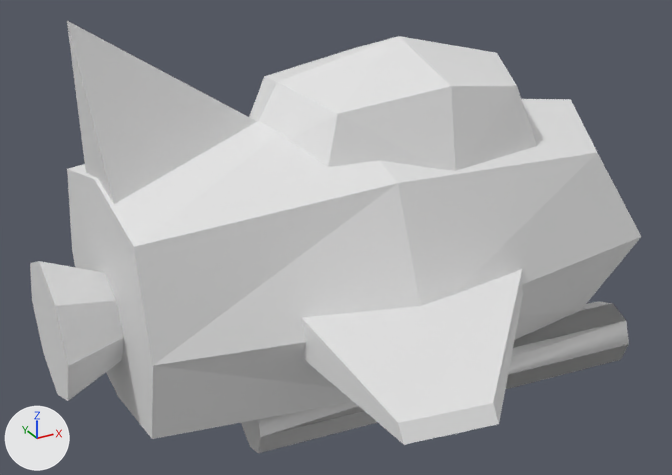
Two versions of the FBX model Assets/Graphics/Models/Objects/GS 01.fbx, one commit apart.
One viewpoint serves both versions: a 50 mm camera at (-2.07, -3.66, 2.9) aimed at (-0.05, 0.02, 1.06). Arrows for +X, +Y and +Z are at lower left; the lights stay in place. The older version comes first. Where no turn or scale is listed for an object, it has been applied to the vertices.

In view in the first picture: 'Canons', 'Cockpit', 'Fin', 'Propulsion', 'Ship', 'Wings'.
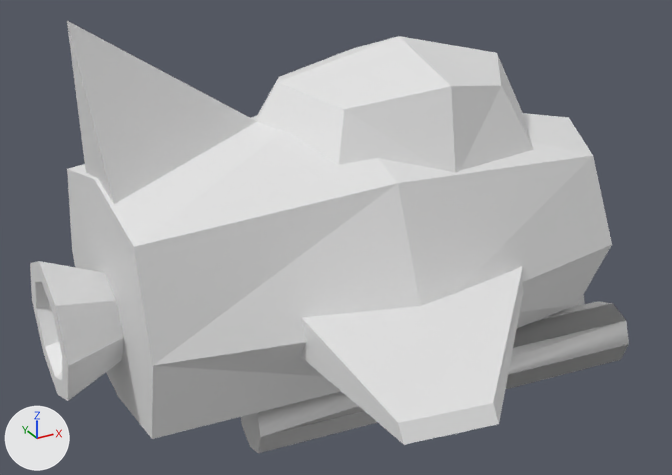
Where the change shows, as pixel boxes (x1, y1, x2, y2) in the pictures (672 x 475 px; the box of a moved part takes in the faces that stretch with it):
'Ship', reshaped
    before: (67, 99, 641, 439)
    after: (67, 113, 612, 439)
'Cockpit', reshaped
    before: (249, 36, 537, 171)
    after: (256, 36, 534, 173)
part 2 of me_cube, moved or reshaped
    before: (152, 99, 641, 439)
    after: (152, 113, 612, 439)
part 3 of me_cube_001, cut back
    both: (30, 261, 68, 401)

Diff of the bpy script that builds the scene:
```diff
--- a/Assets/Graphics/Models/Objects/GS 01.fbx.py
+++ b/Assets/Graphics/Models/Objects/GS 01.fbx.py
@@ me_cube_001 @@
 # used by ob_propulsion; location = (-1.373, 0.0, 0.927)
-me_cube_001.from_pydata(...)  # 16 vertices, 22 faces; spans x -0.091..0.214, y -0.327..0.327, z -0.327..0.327
+me_cube_001.from_pydata(...)  # 32 vertices, 54 faces; spans x -0.091..0.214, y -0.327..0.327, z -0.327..0.327
+# me_cube_001 part 3
+# 6 faces are deleted
+# 16 vertices are added at x -0.091..0.009, y -0.233..0.233, z -0.234..0.233
+# 38 new faces join them
 me_cube_001.materials.append(mat_material)
@@ me_cube_002 @@
 # used by ob_cockpit; location = (0.361, 0.0, 1.419)
-me_cube_002.from_pydata(...)  # 17 vertices, 24 faces; spans x -0.93..0.71, y -0.57..0.57, z 0.09..0.6
-me_cube_002.vertices[0].co = (-0.61, 0.36, 0.39)  # pixel (264, 76)
-me_cube_002.vertices[1].co = (0.33, 0.36, 0.39)
-me_cube_002.vertices[3].co = (-0.72, 0.43, 0.09)
-me_cube_002.vertices[5].co = (0.44, 0.43, 0.09)
-me_cube_002.vertices[7].co = (-0.93, 0.0, 0.09)
-me_cube_002.vertices[8].co = (-0.14, 0.57, 0.09)
-me_cube_002.vertices[11].co = (-0.61, -0.36, 0.39)  # pixel (337, 113)
-me_cube_002.vertices[12].co = (0.33, -0.36, 0.39)  # pixel (517, 86)
-me_cube_002.vertices[13].co = (-0.72, -0.43, 0.09)
-me_cube_002.vertices[15].co = (0.44, -0.43, 0.09)
-me_cube_002.vertices[16].co = (-0.14, -0.57, 0.09)
+me_cube_002.from_pydata(...)  # 17 vertices, 24 faces; spans x -0.87..0.71, y -0.57..0.57, z 0.05..0.6
+# me_cube_002 part 1
+me_cube_002.vertices[0].co = (-0.56, 0.32, 0.39)  # pixel (278, 76)
+me_cube_002.vertices[1].co = (0.28, 0.32, 0.39)
+me_cube_002.vertices[3].co = (-0.65, 0.43, 0.15)
+me_cube_002.vertices[5].co = (0.44, 0.43, 0.05)
+me_cube_002.vertices[7].co = (-0.87, 0.0, 0.22)
+me_cube_002.vertices[8].co = (-0.14, 0.57, 0.08)
+me_cube_002.vertices[11].co = (-0.56, -0.32, 0.39)  # pixel (344, 109)
+me_cube_002.vertices[12].co = (0.28, -0.32, 0.39)  # pixel (501, 85)
+me_cube_002.vertices[13].co = (-0.65, -0.43, 0.15)
+me_cube_002.vertices[15].co = (0.44, -0.43, 0.05)
+me_cube_002.vertices[16].co = (-0.14, -0.57, 0.08)
 me_cube_002.materials.append(mat_material)
@@ me_cube @@
 # used by ob_ship; location = (0.0, 0.0, 1.0)
-me_cube.from_pydata(...)  # 25 vertices, 46 faces; spans x -1.2..1.7, y -0.84..0.84, z -0.6..0.78
-me_cube.vertices[0].co = (1.11, 0.5, 0.46)
-me_cube.vertices[1].co = (1.12, 0.5, -0.41)
-me_cube.vertices[5].co = (-0.1, 0.61, -0.48)
-me_cube.vertices[6].co = (1.37, 0.61, 0.0)
-me_cube.vertices[8].co = (1.37, 0.0, 0.57)  # pixel (570, 99)
-me_cube.vertices[14].co = (1.7, 0.0, 0.0)
-me_cube.vertices[16].co = (1.11, -0.5, 0.46)  # pixel (597, 152)
-me_cube.vertices[17].co = (1.12, -0.5, -0.41)  # pixel (580, 310)
-me_cube.vertices[20].co = (-0.1, -0.61, -0.48)
-me_cube.vertices[21].co = (1.37, -0.61, 0.0)  # pixel (641, 236)
+me_cube.from_pydata(...)  # 25 vertices, 46 faces; spans x -1.2..1.6, y -0.84..0.84, z -0.6..0.78
+# me_cube part 2
+me_cube.vertices[0].co = (1.11, 0.47, 0.44)
+me_cube.vertices[1].co = (1.12, 0.47, -0.39)
+me_cube.vertices[5].co = (-0.1, 0.55, -0.43)
+me_cube.vertices[6].co = (1.17, 0.61, 0.0)
+me_cube.vertices[8].co = (1.37, 0.0, 0.47)  # pixel (568, 117)
+me_cube.vertices[14].co = (1.6, 0.0, 0.0)
+me_cube.vertices[16].co = (1.11, -0.47, 0.44)  # pixel (593, 155)
+me_cube.vertices[17].co = (1.12, -0.47, -0.39)  # pixel (577, 304)
+me_cube.vertices[20].co = (-0.1, -0.55, -0.43)
+me_cube.vertices[21].co = (1.17, -0.61, 0.0)  # pixel (612, 244)
 me_cube.materials.append(mat_material)
```
